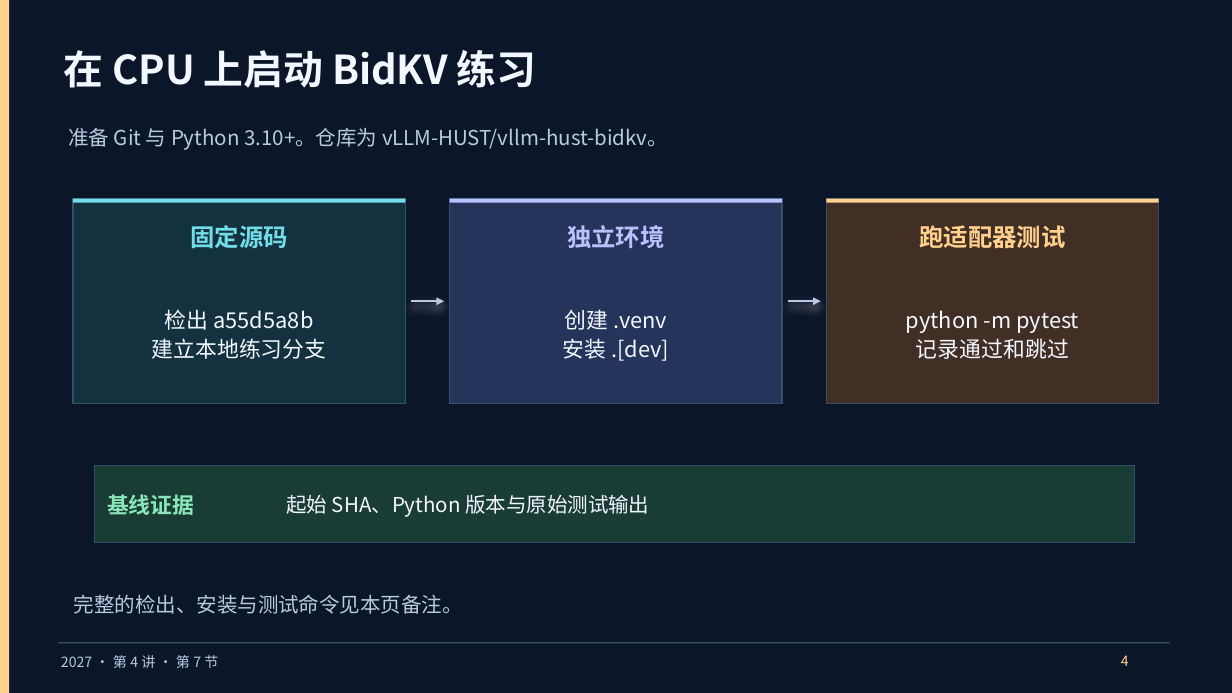
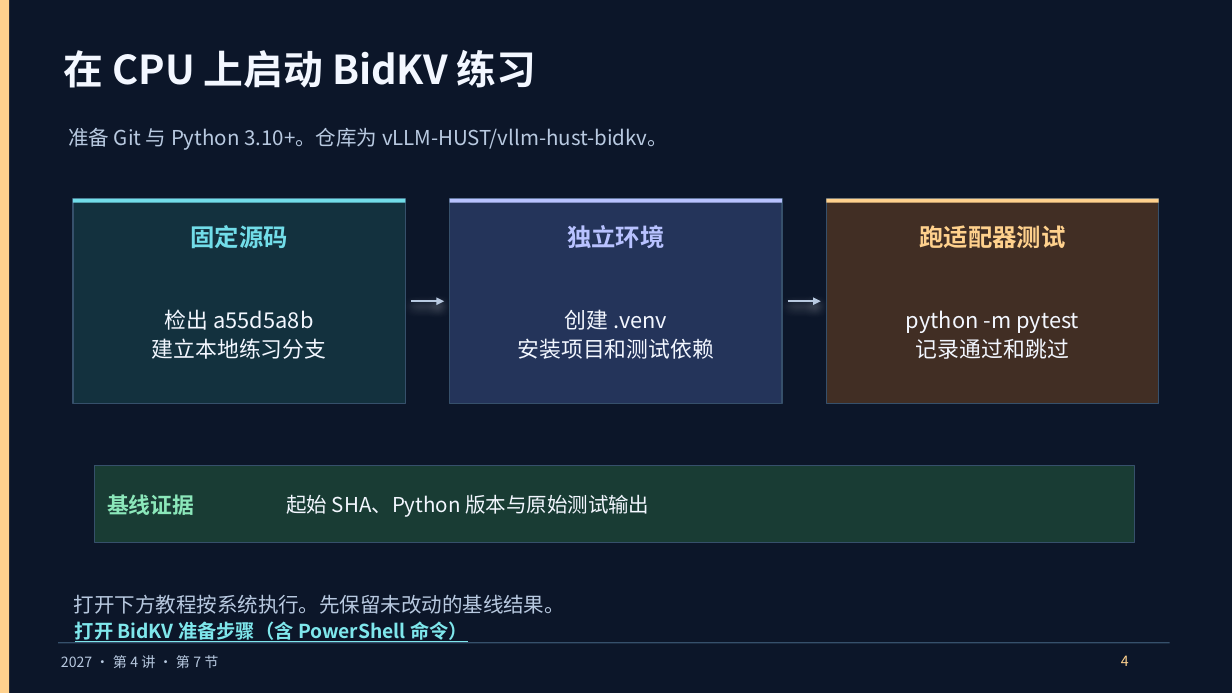
Before and after one commit to vLLM-HUST/intro-to-llm-inference-engines, a slide deck: slide 4 of build/slides/2027/lectures-8-pptx/第04讲_开源实践与课程项目.pptx. Drawn at 1232x693 pixels with LibreOffice and Linux fonts; fonts in the diff are those of the drawing. Boxes give left, top, right and bottom in pixels: in the first picture for what was removed or moved away, otherwise in the second. Text is boxed around its words. In the diff, an @@ line names an element or a change of style, - is before the commit and + after.

```diff
--- a/build/slides/2027/lectures-8-pptx/第04讲_开源实践与课程项目.pptx
+++ b/build/slides/2027/lectures-8-pptx/第04讲_开源实践与课程项目.pptx
@@ text at <box>517,338,714,359</box>: text changed @@
-安装 .[dev]
+安装项目和测试依赖
@@ text at <box>74,594,565,614</box>: text changed @@
-完整的检出、安装与测试命令见本页备注。
+打开下方教程按系统执行。先保留未改动的基线结果。
@@ text added at <box>75,621,468,643</box>, 15 pt, text #7FE7EC, bold, underline @@
+打开 BidKV 准备步骤（含 PowerShell 命令）
```
Also in this commit, not shown: 6 other slides changed, 10 other files.
